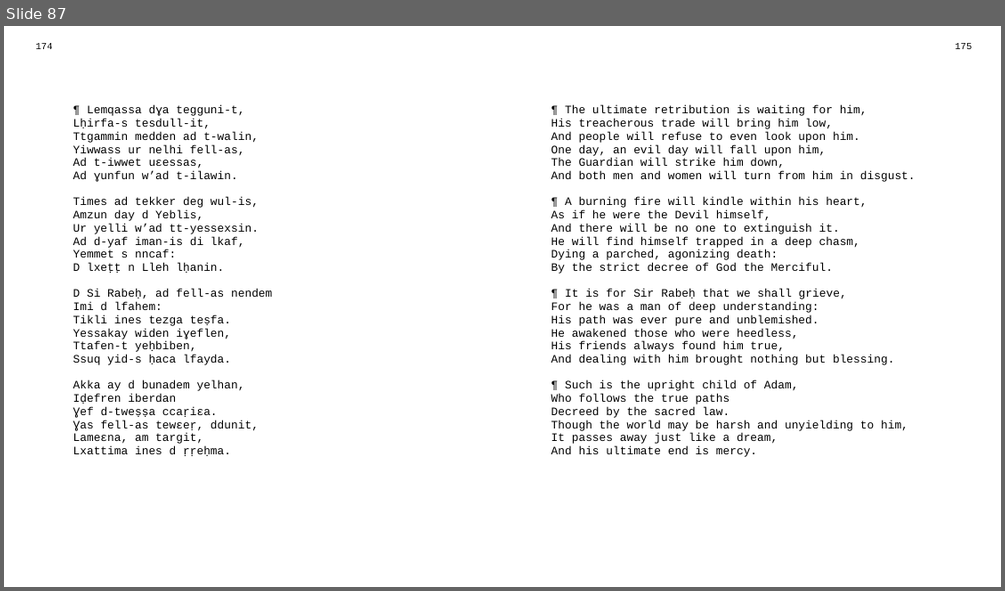
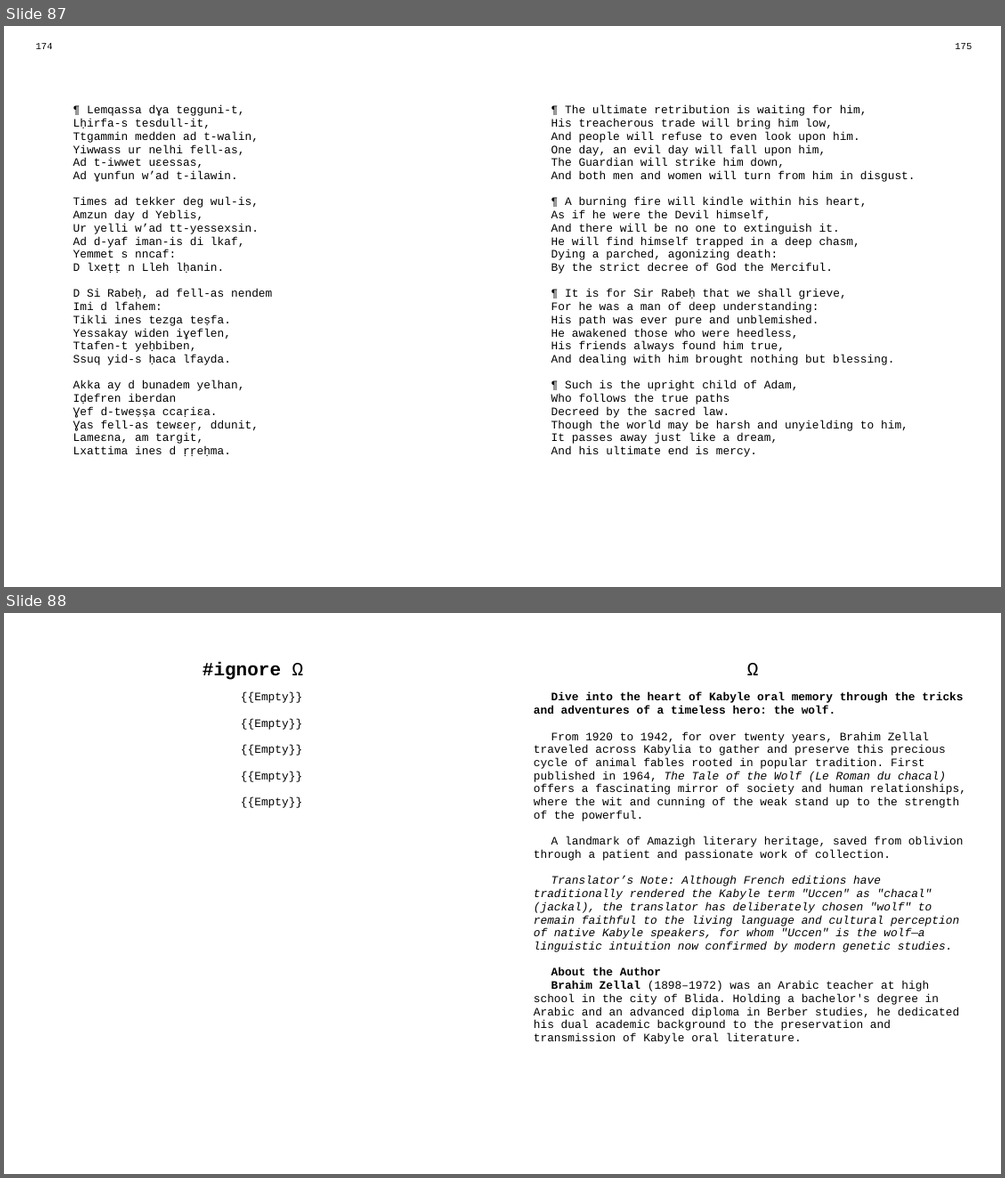
Before and after one commit to sferhah/tamacahut_n_wuccen, a slide deck: Uccen.ConsoleApp/Resources/pptx/uccen.eng.pptx. Shown one above the other, each under a label of ours: slide 87 before the commit, slides 87 and 88 after it. The pictures are 1005x591 and 1005x1178 pixels, drawn with LibreOffice and Linux fonts; fonts in the diff are those of the drawing. Boxes give left, top, right and bottom in pixels: in the first picture for what was removed or moved away, otherwise in the second. Text is boxed around its words. In the diff, an @@ line names an element or a change of style, - is before the commit and + after.

```diff
--- a/Uccen.ConsoleApp/Resources/pptx/uccen.eng.pptx
+++ b/Uccen.ConsoleApp/Resources/pptx/uccen.eng.pptx
@@ slide 88 added at [4, 613, 1001, 1174], background #FFFFFF @@
@@ table added at [28, 625, 979, 1153], 3 rows, 3 columns @@
+ |  | 
+#ignore Ω |  | Ω
+{{Empty}} / {{Empty}} / {{Empty}} / {{Empty}} / {{Empty}} |  | Dive into the heart of Kabyle oral memory through the tricks and adventures of a timeless hero: the wolf. / From 1920 to 1942, for over twenty years, Brahim Zellal traveled across Kabylia to gather and preserve this precious cycle of animal fables rooted in popular tradition. First published in 1964, The Tale of the Wolf (Le Roman du chacal) offers a fascinating mirror of society and human relationships, where the wit and cunning of the weak stand up to the strength of the powerful. / A landmark of Amazigh literary heritage, saved from oblivion through a patient and passionate work of collection. / Translator’s Note: Although French editions have traditionally rendered the Kabyle term "Uccen" as "chacal" (jackal), the translator has deliberately chosen "wolf" to remain faithful to the living language and cultural perception of native Kabyle speakers, for whom "Uccen" is the wolf—a linguistic intuition now confirmed by modern genetic studies. / About the Author / Brahim Zellal (1898–1972) was an Arabic teacher at high school in the city of Blida. Holding a bachelor's degree in Arabic and an advanced diploma in Berber studies, he dedicated his dual academic background to the preservation and transmission of Kabyle oral literature.
```
Also in this commit, not shown: 3 other files.
